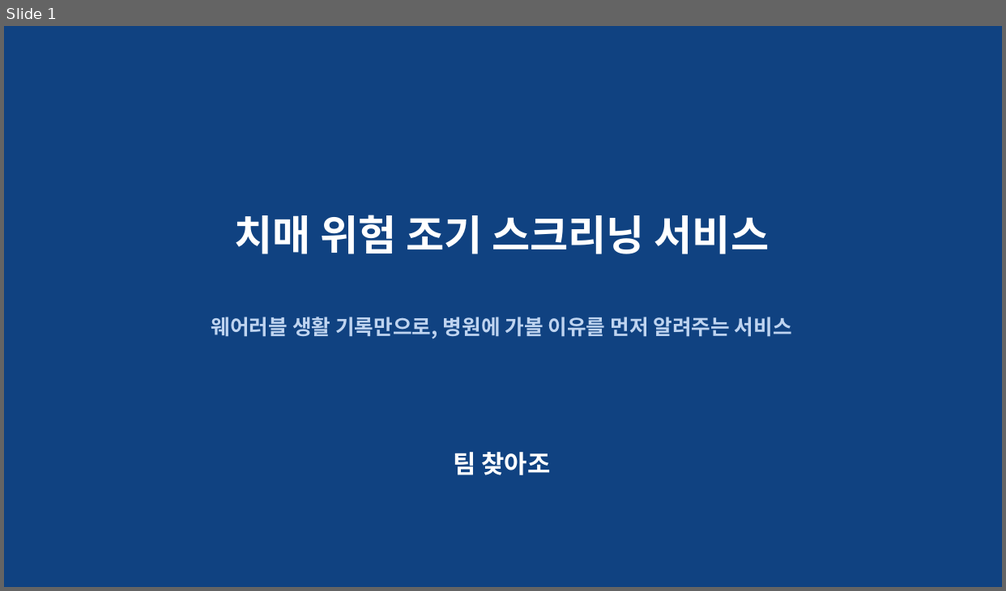
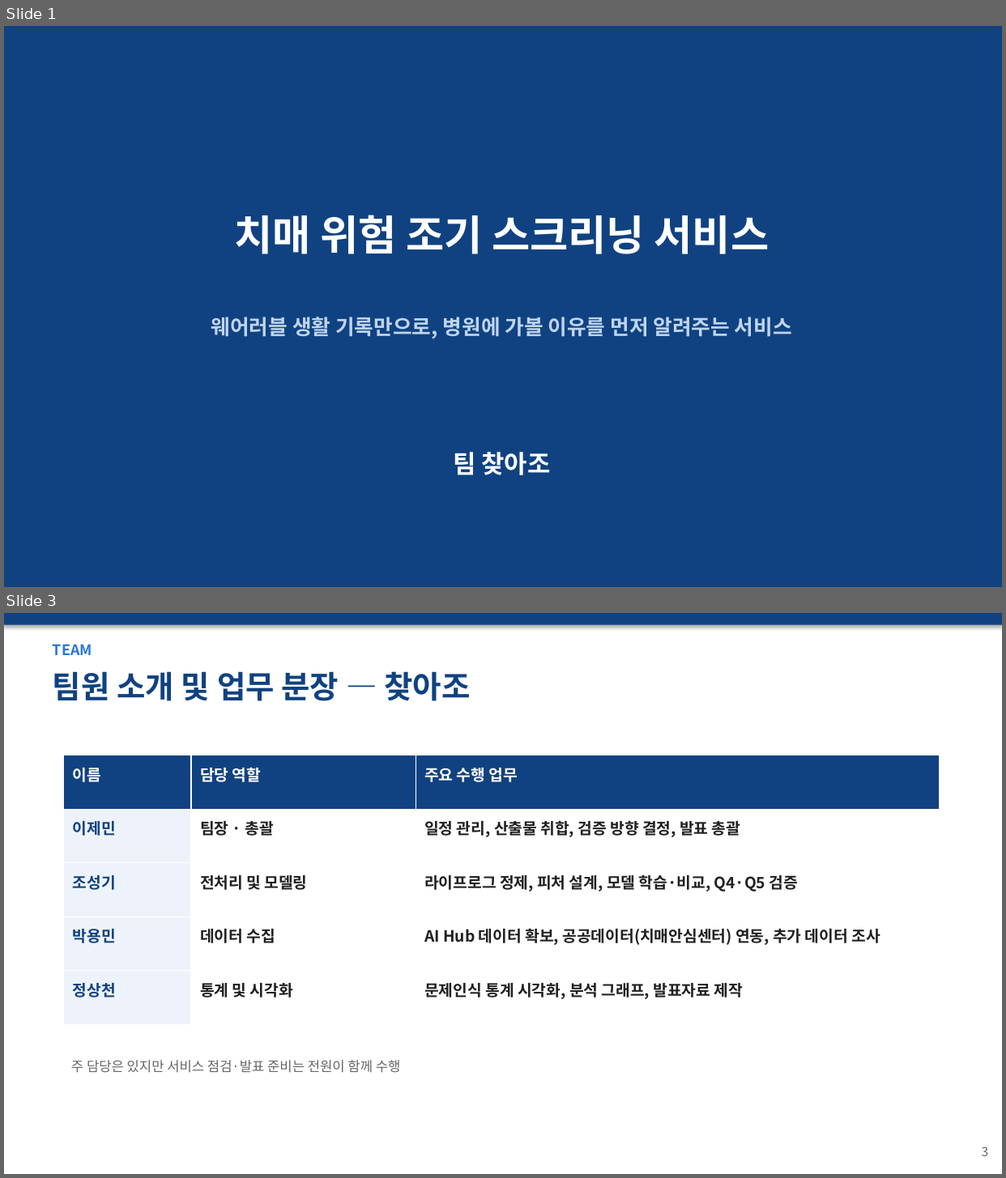
Before and after one commit to wpalswpa/dementia-screening, a slide deck: 발표자료_최종본_v5.pptx. Shown one above the other, each under a label of ours: slide 1 before the commit, slides 1 and 3 after it; the slides between them are not shown. The pictures are 1006x591 and 1006x1178 pixels, drawn with LibreOffice and Linux fonts; fonts in the diff are those of the drawing. Boxes give left, top, right and bottom in pixels: in the first picture for what was removed or moved away, otherwise in the second. Text is boxed around its words. In the diff, an @@ line names an element or a change of style, - is before the commit and + after.

```diff
--- a/발표자료_최종본_v5.pptx
+++ b/발표자료_최종본_v5.pptx
@@ slide 3 added at [4,613,1002,1174], background #FFFFFF @@
@@ rectangle added at [4,613,1002,625], fill #104281 @@
@@ text added at [53,644,92,655], 14 pt, text #2A78D6, bold @@
+TEAM
@@ text added at [53,671,470,701], 30 pt, text #104281, bold @@
+팀원 소개 및 업무 분장 — 찾아조
@@ table added at [64,756,940,1024], 5 rows, 3 columns @@
+이름 | 담당 역할 | 주요 수행 업무
+이제민 | 팀장 · 총괄 | 일정 관리, 산출물 취합, 검증 방향 결정, 발표 총괄
+조성기 | 전처리 및 모델링 | 라이프로그 정제, 피처 설계, 모델 학습·비교, Q4·Q5 검증
+박용민 | 데이터 수집 | AI Hub 데이터 확보, 공공데이터(치매안심센터) 연동, 추가 데이터 조사
+정상천 | 통계 및 시각화 | 문제인식 통계 시각화, 분석 그래프, 발표자료 제작
@@ text added at [71,1060,401,1073], 13 pt, text #666666 @@
+주 담당은 있지만 서비스 점검·발표 준비는 전원이 함께 수행
@@ text added at [982,1147,989,1157], 12 pt, text #666666 @@
+3
```
Also in this commit, not shown: 21 slides changed, 3 other slides added.
